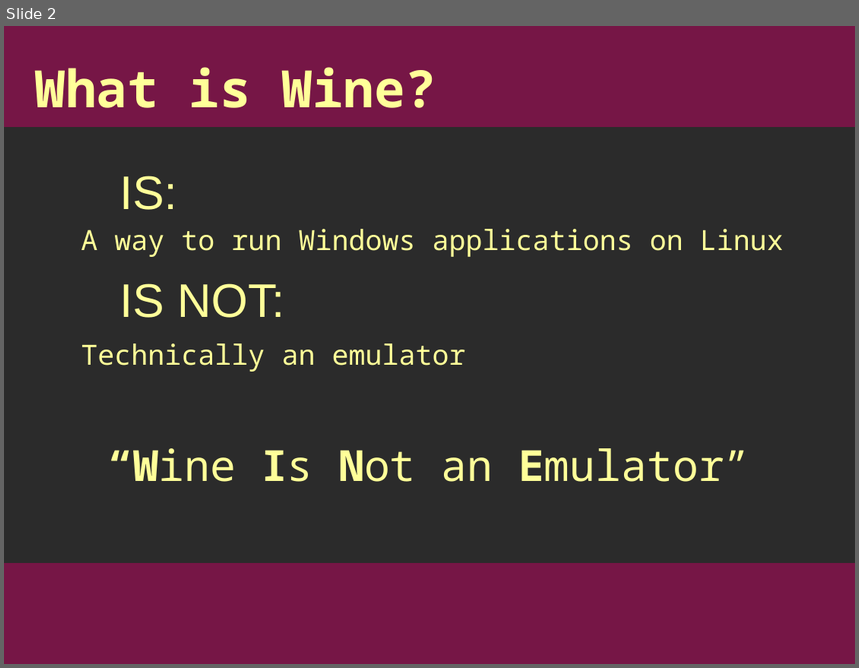
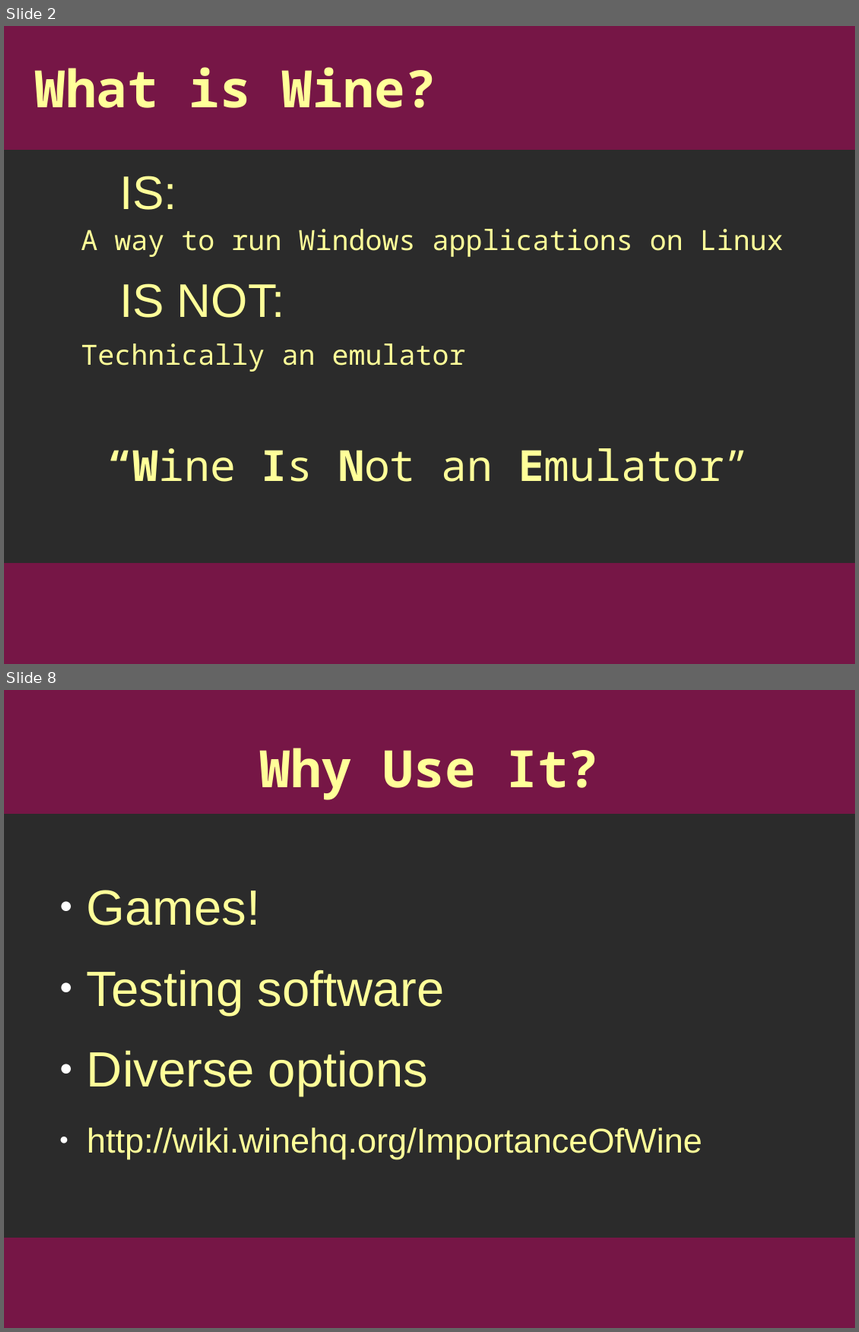
Before and after one commit to Applesauce136/wine-presentation, a slide deck: wine_pres.odp. Shown one above the other, each under a label of ours: slide 2 before the commit, slides 2 and 8 after it; the slides between them are not shown. The pictures are 859x668 and 859x1332 pixels, drawn with LibreOffice and Linux fonts; fonts in the diff are those of the drawing; background and template pictures are left out; a plain dark background stands for a picture behind light text. Boxes give left, top, right and bottom in pixels: in the first picture for what was removed or moved away, otherwise in the second. Text is boxed around its words. In the diff, an @@ line names an element or a change of style, - is before the commit and + after.

```diff
--- a/wine_pres.odp
+++ b/wine_pres.odp
@@ slide 8 added at (x1=4, y1=690, x2=855, y2=1328), background picture (left out); not listed: 2 template elements that a slide beside it also shows @@
@@ title added at (x1=259, y1=748, x2=599, y2=800), 48 pt, text #FFFF99, bold @@
+Why Use It?
@@ text added at (x1=87, y1=890, x2=702, y2=1160), 32 pt, text #FFFF99 @@
+● Games!
+● Testing software
+● Diverse options
+● http://wiki.winehq.org/ImportanceOfWine
@@ slide 2 changed as well @@
@@ rectangle added at (x1=4, y1=26, x2=855, y2=150), fill #761646, outline #761646 0 pt @@
```
Also in this commit, not shown: 1 other slide changed, 7 other slides added.
